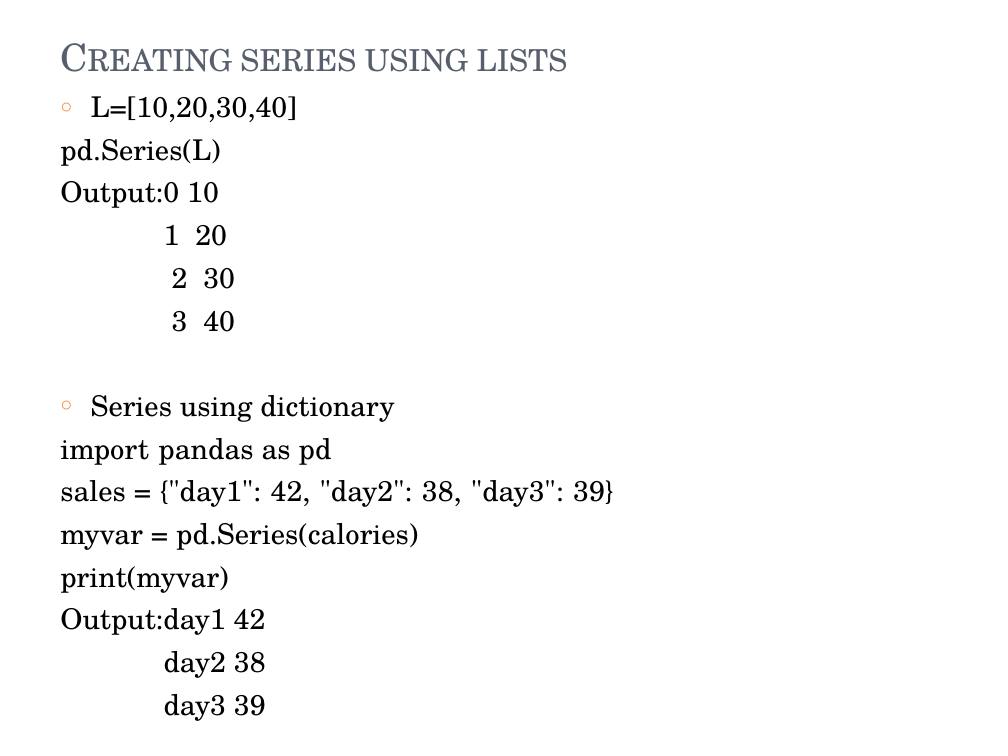
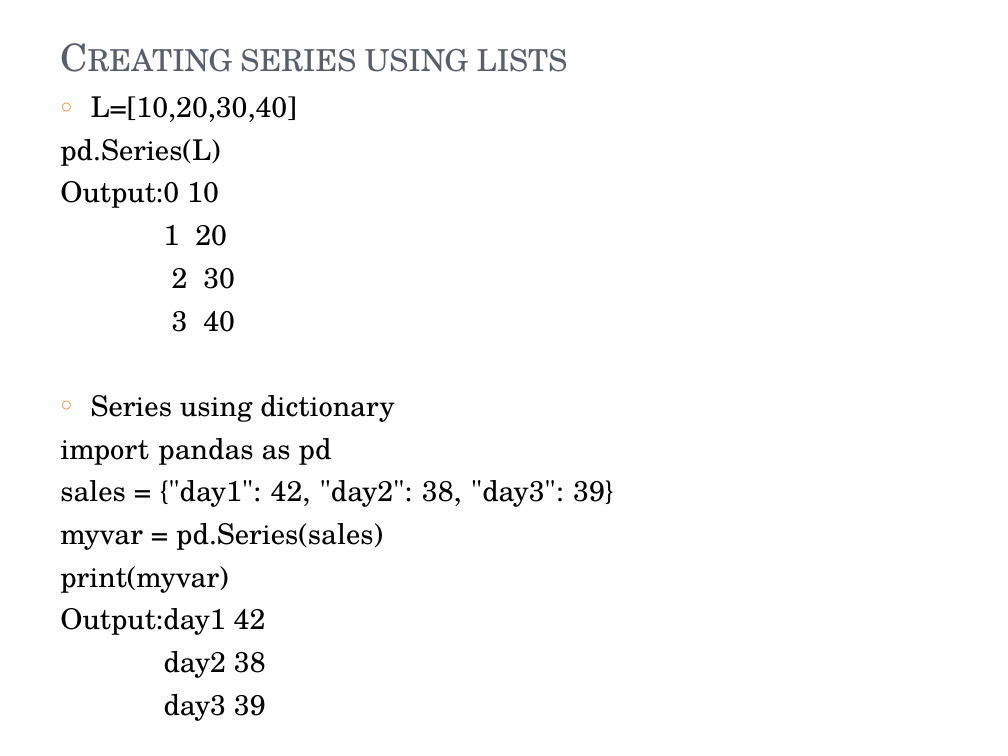
Before and after one commit to RashmivernekarN/ai_with_python_keonics, a slide deck: slide 34 of Module4/Module 4.pptx. Drawn at 1008x756 pixels with LibreOffice and Linux fonts; fonts in the diff are those of the drawing. Boxes give left, top, right and bottom in pixels: in the first picture for what was removed or moved away, otherwise in the second. Text is boxed around its words. In the diff, an @@ line names an element or a change of style, - is before the commit and + after.

```diff
--- a/Module4/Module 4.pptx
+++ b/Module4/Module 4.pptx
@@ text at box(60, 523, 383, 550): text changed @@
-myvar = pd.Series(calories)
+myvar = pd.Series(sales)
```
Also in this commit, not shown: 1 other slide changed, 10 other files.
